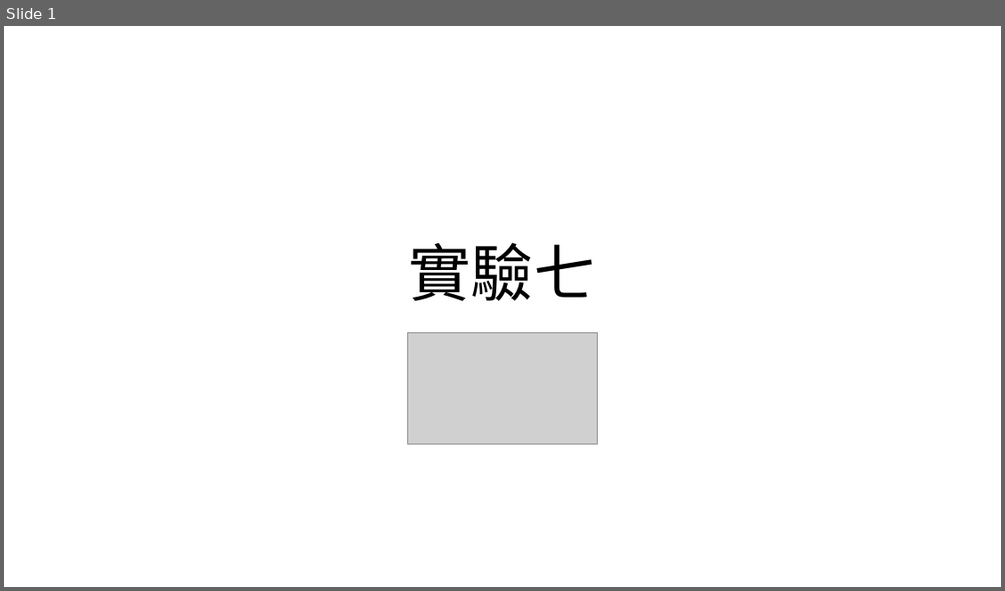
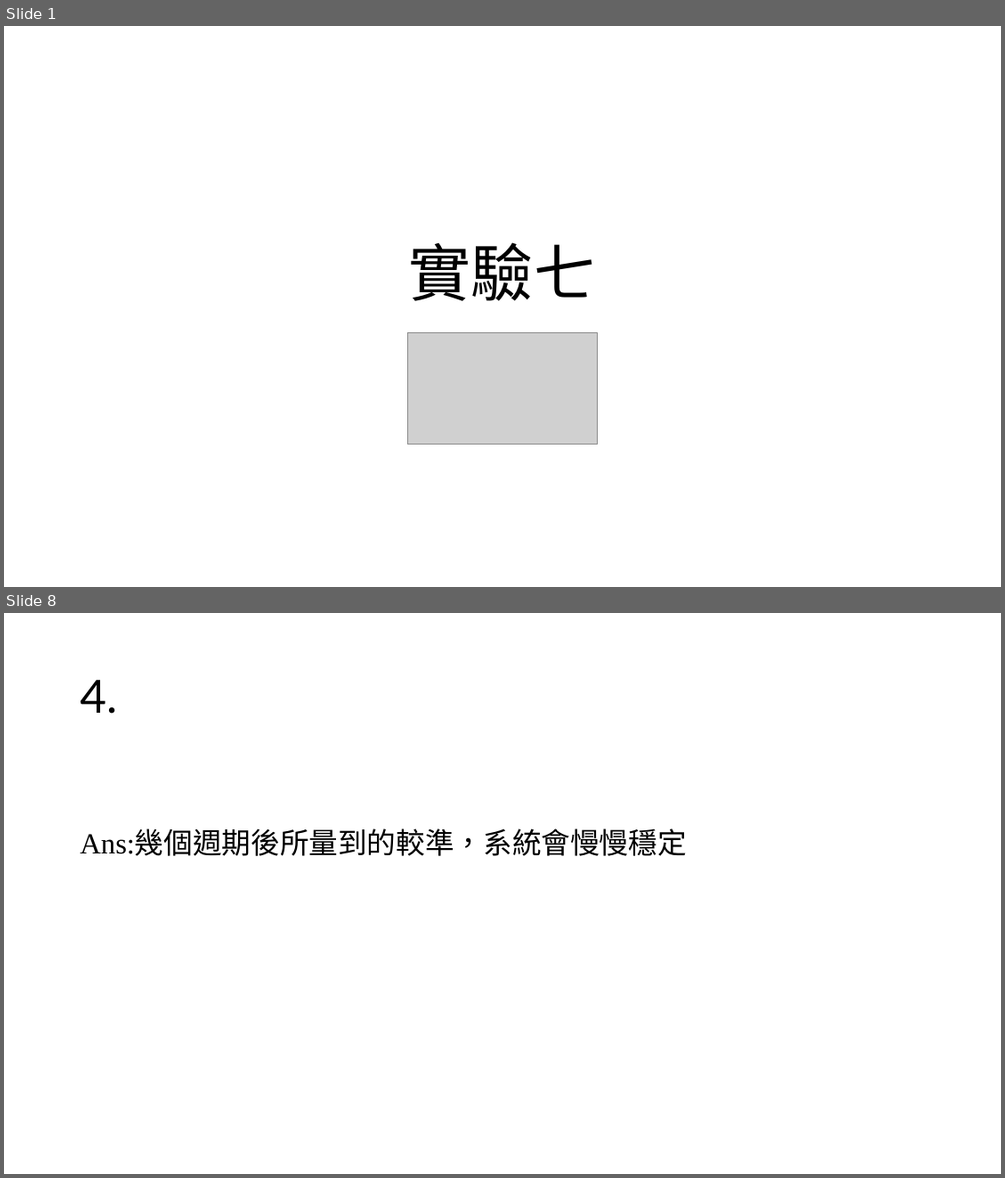
Before and after one commit to yeyi58095/control_lab, a slide deck: 實驗七/presentation/實驗七_第二組_葉彥辰_郭亮佑_蘇昱嘉.pptx. Shown one above the other, each under a label of ours: slide 1 before the commit, slides 1 and 8 after it; the slides between them are not shown. The pictures are 1005x591 and 1005x1178 pixels, drawn with LibreOffice and Linux fonts; fonts in the diff are those of the drawing; grey boxes stand for pictures. Boxes give left, top, right and bottom in pixels: in the first picture for what was removed or moved away, otherwise in the second. Text is boxed around its words. In the diff, an @@ line names an element or a change of style, - is before the commit and + after.

```diff
--- a/實驗七/presentation/實驗七_第二組_葉彥辰_郭亮佑_蘇昱嘉.pptx
+++ b/實驗七/presentation/實驗七_第二組_葉彥辰_郭亮佑_蘇昱嘉.pptx
@@ slide 8 added at [4, 613, 1001, 1174], background #FFFFFF @@
@@ title added at [80, 680, 117, 714], 44 pt, text #000000 @@
+4.
@@ text added at [80, 830, 686, 856], 28 pt, text #000000 @@
+Ans:幾個週期後所量到的較準，系統會慢慢穩定
```
Also in this commit, not shown: 2 slides changed, 4 other slides added, 1 slide removed, 1 other file.
